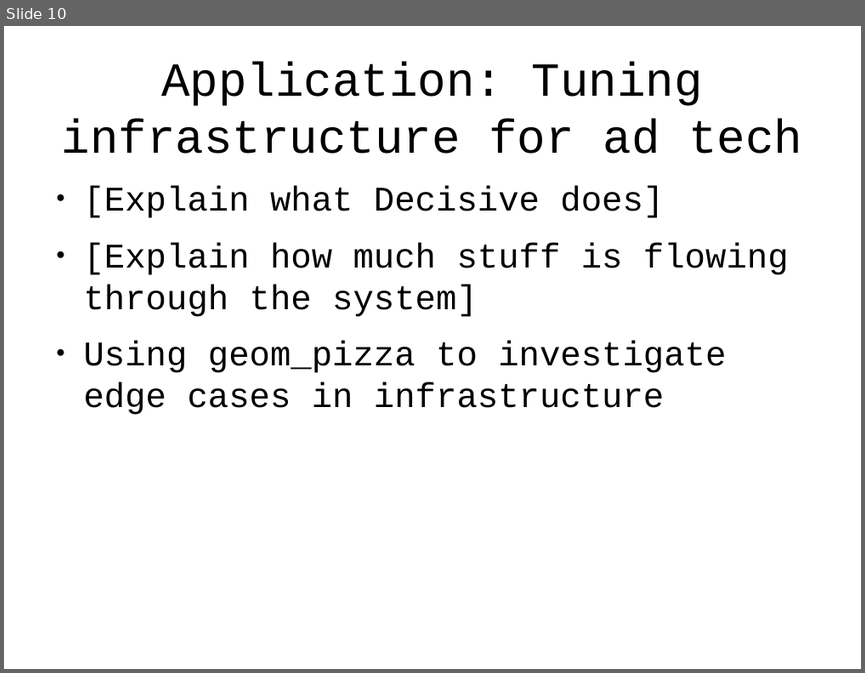
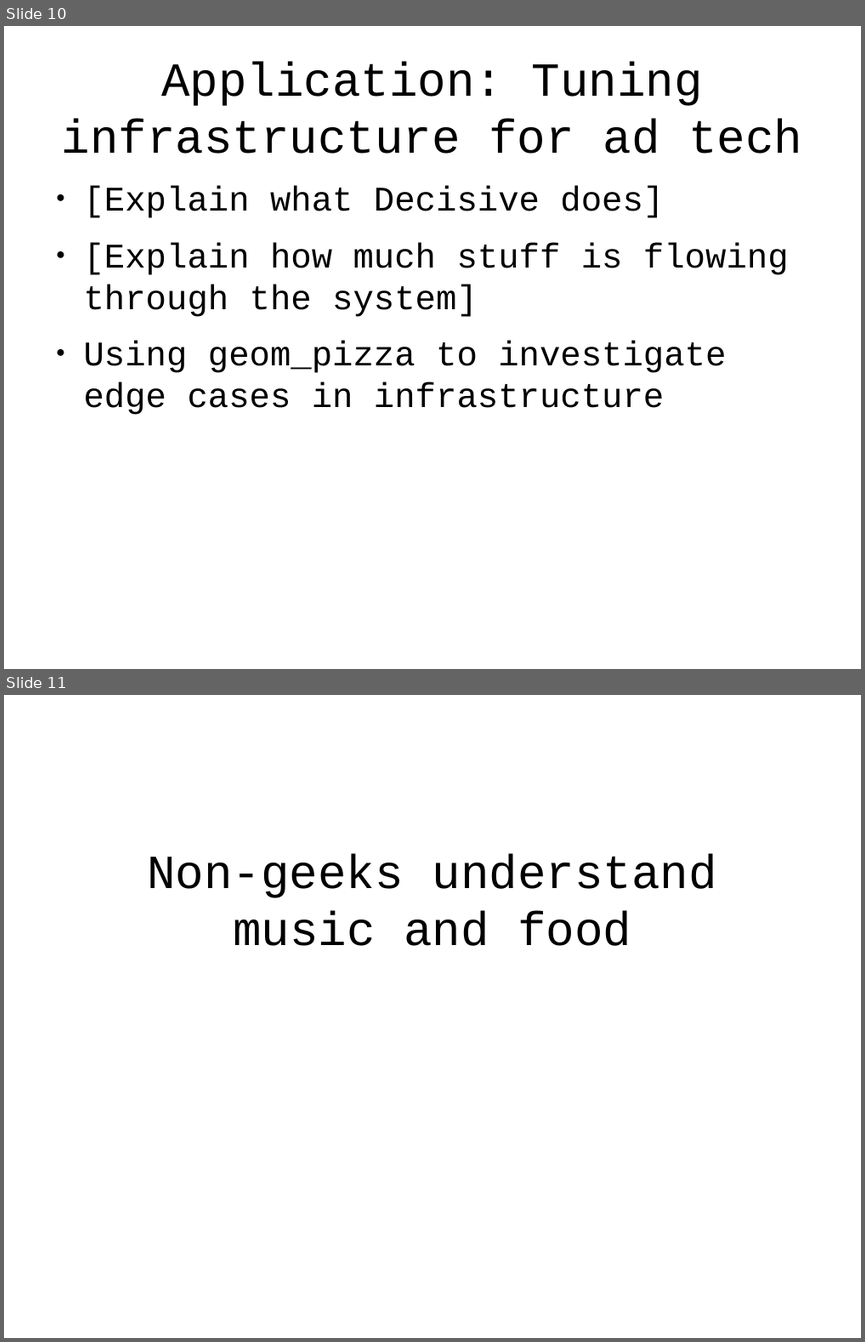
Before and after one commit to tlevine/gastronomification-big-data-talk, a slide deck: big-senses.odp. Shown one above the other, each under a label of ours: slide 10 before the commit, slides 10 and 11 after it. The pictures are 865x673 and 865x1342 pixels, drawn with LibreOffice and Linux fonts; fonts in the diff are those of the drawing; background and template pictures are left out. Boxes give left, top, right and bottom in pixels: in the first picture for what was removed or moved away, otherwise in the second. Text is boxed around its words. In the diff, an @@ line names an element or a change of style, - is before the commit and + after.

```diff
--- a/big-senses.odp
+++ b/big-senses.odp
@@ slide 11 added at bbox=[4, 695, 861, 1338], background #FFFFFF @@
@@ title added at bbox=[147, 854, 717, 946], 44 pt, text #000000 @@
+Non-geeks understand
+music and food
```
Also in this commit, not shown: 1 slide changed, 5 other slides added.
